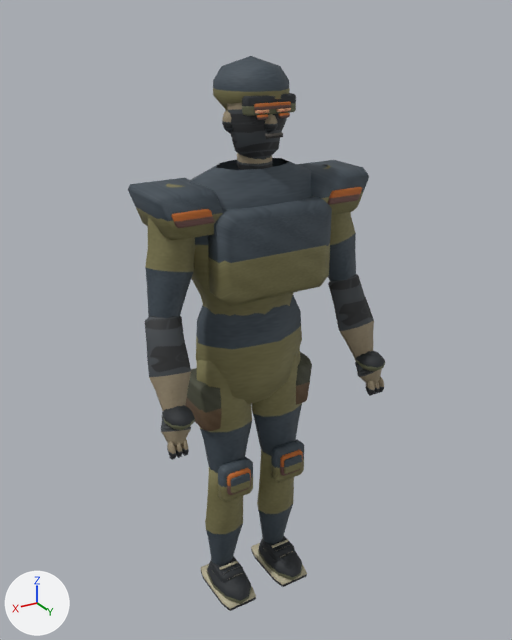
The FBX model Assets/Resources/ProductionArt/Armored.fbx: old version first, new version second.
One viewpoint serves both versions: a 50 mm lens placed at (1.174, 2.005, 2.141), pointed at (-0.013, 0.027, 1.152). The axes (+X, +Y, +Z) are drawn at lower left. The lights are the same throughout. The older version comes first. Vertices at exactly the same position are counted once.

Before the edit, the objects in view are built like this:
```python
me_armored_skin = bpy.data.meshes.new('Armored skin')
me_armored_skin.from_pydata(...)  # 2944 vertices, 2494 faces; spans x -0.44..0.44, y -0.14..0.28, z 0.0..2.03
me_armored_skin.materials.append(mat_character_atlas)  # picture img_characteratlas_png
ob_armored_skinned_body = bpy.data.objects.new('Armored skinned body', me_armored_skin)
ob_armored_skinned_body.location = (0.0, 0.0, 0.0)
```
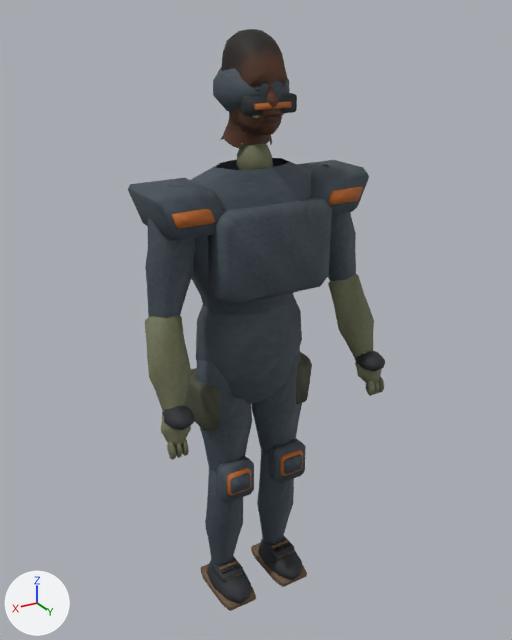
What changed in the scene script:
```text
Change me_armored_skin:
    used by ob_armored_skinned_body; location = (0.0, 0.0, 0.0)
    remove me_armored_skin.from_pydata(...)  # 2944 vertices, 2494 faces; spans x -0.44..0.44, y -0.14..0.28, z 0.0..2.03
    add me_armored_skin.from_pydata(...)  # 3151 vertices, 3315 faces; spans x -0.44..0.44, y -0.14..0.28, z 0.0..2.1
    me_armored_skin part 1: the loose piece of 32 vertices spanning x -0.18..-0.05, y 0.07..0.12, z 0.49..0.64 is rebuilt with 16 vertices and now spans x -0.18..-0.05, y 0.07..0.12, z 0.49..0.64
    me_armored_skin part 2: the loose piece of 32 vertices spanning x 0.05..0.18, y 0.07..0.12, z 0.49..0.64 is rebuilt with 16 vertices and now spans x 0.05..0.18, y 0.07..0.12, z 0.49..0.64
    me_armored_skin part 3: the loose piece of 32 vertices spanning x -0.03..0.03, y 0.15..0.16, z 1.8..1.81 is deleted
    me_armored_skin part 4: 21 vertices moved from x -0.08..0.09, y 0.04..0.14, z 1.86..1.92 to x -0.09..0.09, y 0.04..0.14, z 1.86..1.92; 446 vertices removed from x -0.34..0.34, y -0.05..0.16, z 1.57..2.01; 829 vertices added at x -0.1..0.1, y -0.08..0.16, z 1.76..2.1
    me_armored_skin part 5: 35 vertices moved within x -0.16..0.16, y 0.03..0.08, z 0.1..0.12; 102 vertices removed from x -0.16..0.16, y 0.04..0.09, z 0.1..0.12; 6 vertices added at x -0.16..0.16, y 0.07, z 0.1..0.11
    me_armored_skin part 6: 32 vertices moved within x -0.16..0.16, y 0.11..0.13, z 0.53..0.61; 64 vertices removed from x -0.16..0.16, y 0.11..0.13, z 0.53..0.61
    me_armored_skin part 7: 1697 kept faces spanning x -0.44..0.44, y -0.14..0.28, z 0.0..2.03 get new texture (UV) coordinates
    other edits to the shape of me_armored_skin do not show in these pictures
```

Pixel boxes (x1, y1, x2, y2) of what changed, in the pictures (512 x 640 px; the box of a moved part takes in the faces that stretch with it):
'Armored skinned body', reshaped: before (128, 56, 385, 611); after (128, 29, 385, 611)
part 1 of me_armored_skin, rebuilt: before (271, 439, 305, 483); after (270, 438, 306, 484)
part 2 of me_armored_skin, rebuilt: before (218, 457, 253, 502); after (217, 456, 254, 503)
part 3 of me_armored_skin, deleted: before (265, 132, 283, 139)
part 4 of me_armored_skin, moved or reshaped: before (172, 83, 362, 228); after (220, 29, 293, 149)
part 5 of me_armored_skin, reshaped: before (219, 539, 293, 580); after (219, 541, 292, 574)
part 6 of me_armored_skin, built on: before (227, 450, 303, 495); after (227, 450, 303, 496)
part 7 of me_armored_skin, surface changed: before (135, 56, 385, 611); after (135, 66, 385, 611)
